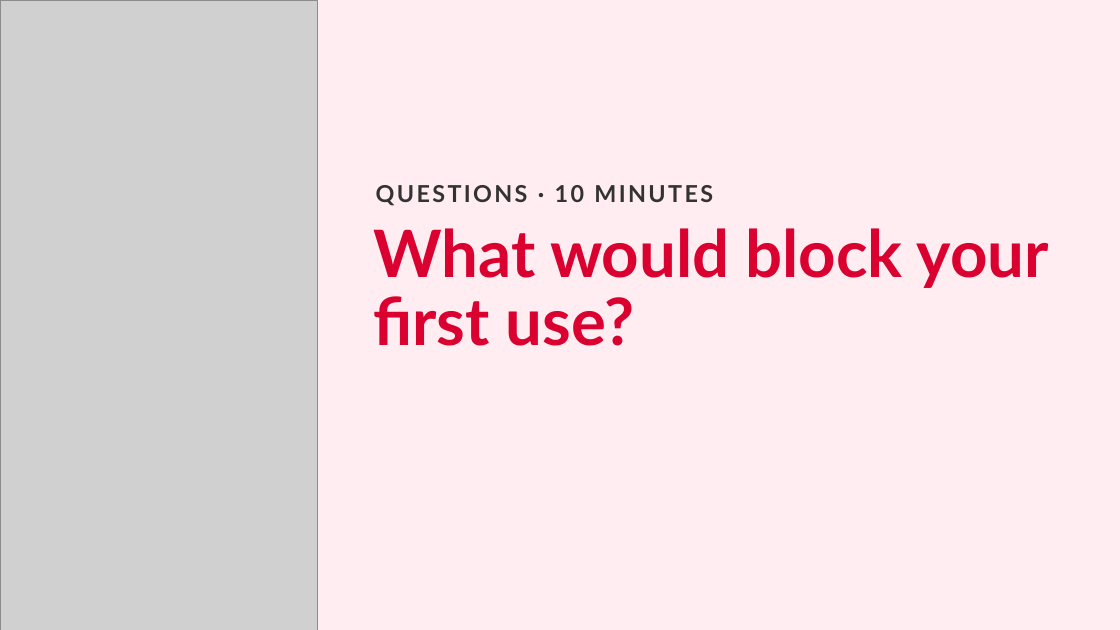
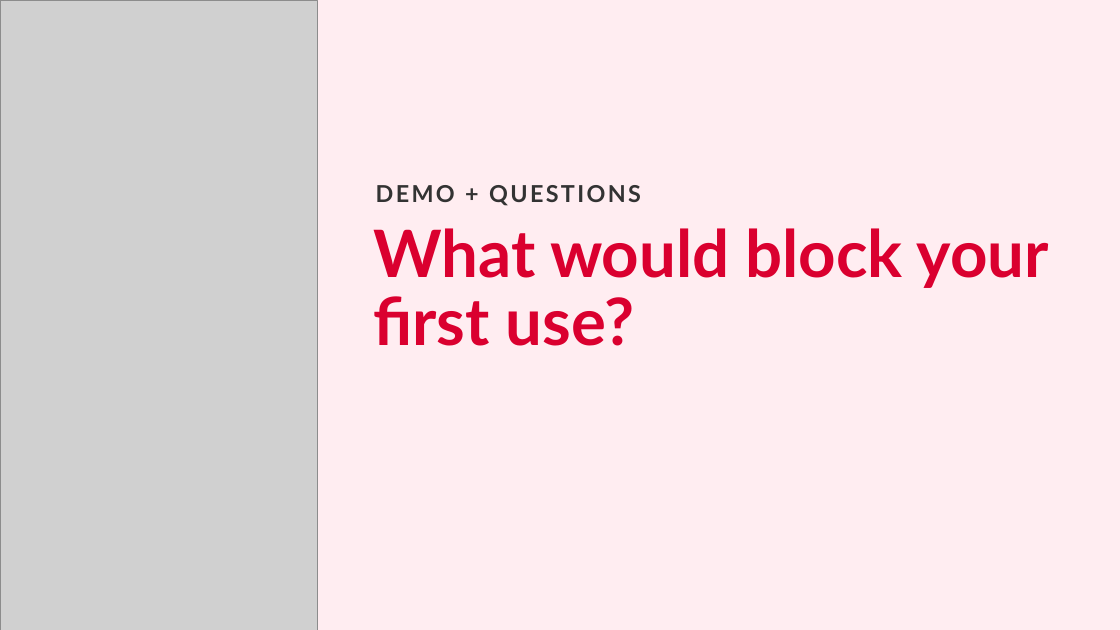
Before and after one commit to solidaris-danielbodigil/solidaris-plectrum, a slide deck: slide 16 of docs/Storybook for application teams.pptx (slide 17 before the commit). Drawn at 1120x630 pixels with LibreOffice and Linux fonts; fonts in the diff are those of the drawing; grey boxes stand for pictures. Boxes give left, top, right and bottom in pixels: in the first picture for what was removed or moved away, otherwise in the second. Text is boxed around its words. In the diff, an @@ line names an element or a change of style, - is before the commit and + after.

```diff
--- a/docs/Storybook for application teams.pptx
+++ b/docs/Storybook for application teams.pptx
@@ text at box(376, 185, 641, 206): text changed @@
-QUESTIONS · 10 MINUTES
+DEMO + QUESTIONS
```
Also in this commit, not shown: 13 other slides changed, 1 slide added, 2 slides removed.
